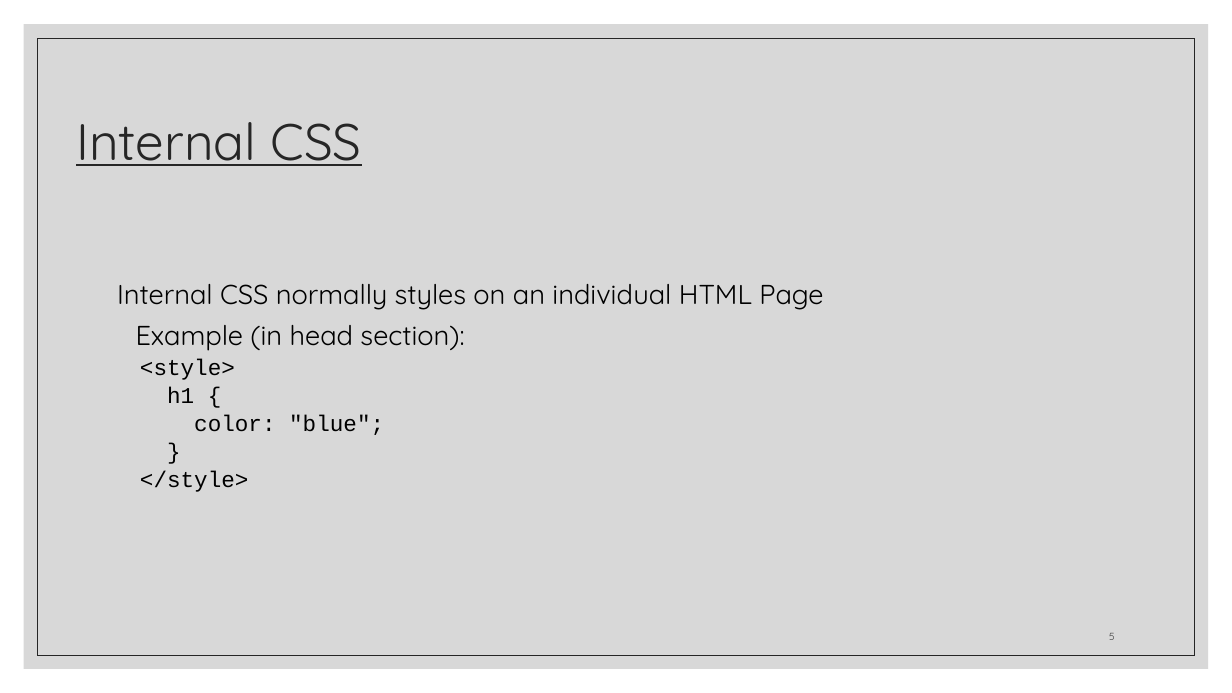
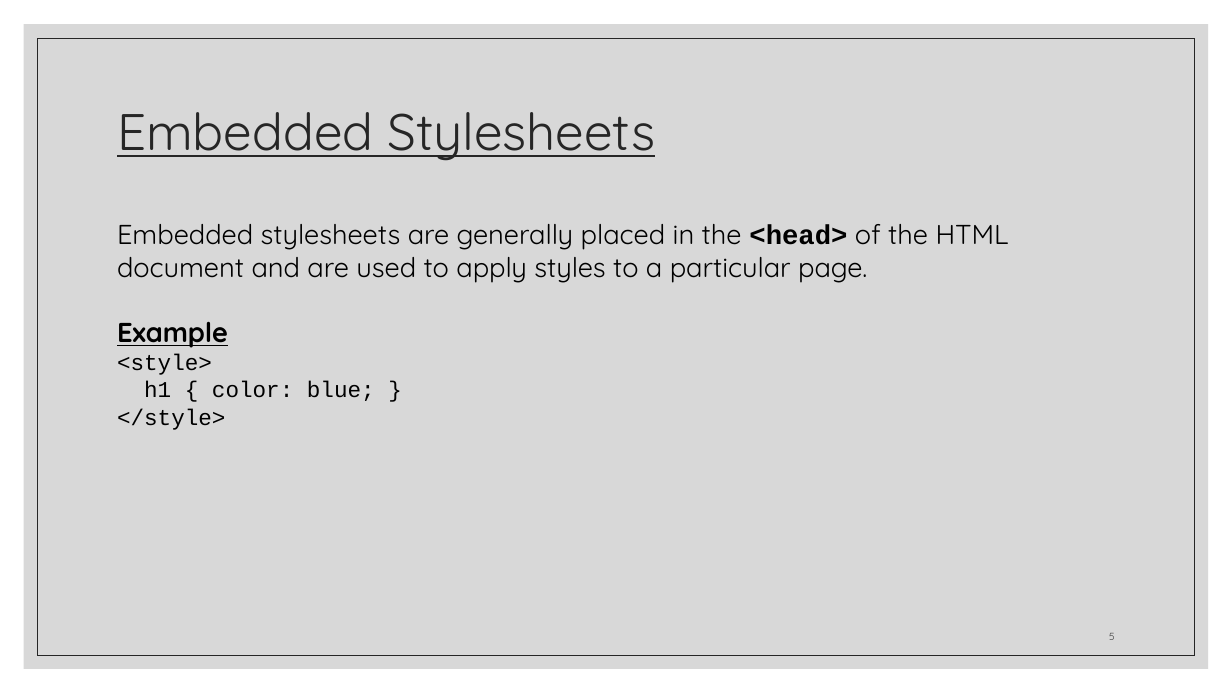
Before and after one commit to zackstotts/base-node-curriculum, a slide deck: slide 5 of unit_00/html_review/03 CSS.pptx. Drawn at 1232x693 pixels with LibreOffice and Linux fonts; fonts in the diff are those of the drawing. Boxes give left, top, right and bottom in pixels: in the first picture for what was removed or moved away, otherwise in the second. Text is boxed around its words. In the diff, an @@ line names an element or a change of style, - is before the commit and + after.

```diff
--- a/unit_00/html_review/03 CSS.pptx
+++ b/unit_00/html_review/03 CSS.pptx
@@ title at (117, 112, 655, 161): text changed @@
-Internal CSS
+Embedded Stylesheets
@@ text "Embedded stylesheets are generally placed ...": place and size @@
-text "Embedded stylesheets are generally placed ..." at (117, 284, 823, 492)
+text "Embedded stylesheets are generally placed ..." at (117, 224, 1009, 430)
@@ text at (117, 224, 1009, 348): text changed @@
-Internal CSS normally styles on an individual HTML Page
-Example (in head section):
+Embedded stylesheets are generally placed in the <head> of the HTML document and are used to apply styles to a particular page.
+Example
@@ text at (117, 354, 226, 430): indent changed; line spacing 0.8 to 1; less space between paragraphs @@
@@ text at (144, 381, 375, 401): text changed @@
-  h1 {
-  color: "blue";
-  }
+  h1 { color: blue; }
```
Also in this commit, not shown: 28 other slides changed, 9 slides added, 2 slides removed.
